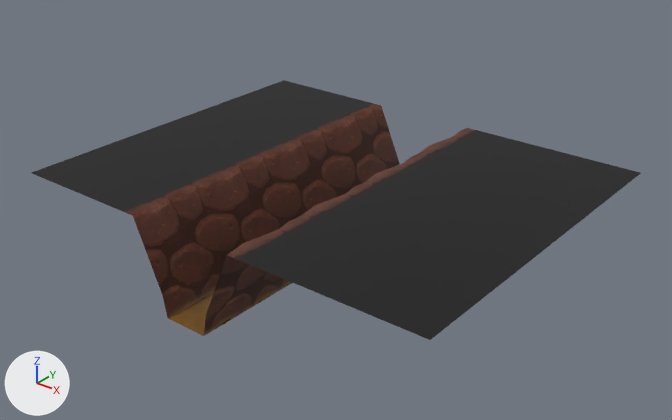
The FBX model Bin/Resources/Meshes/TailCave/Lv01TailCave_06A.fbx: old version first, new version second.
Camera for both pictures: a 50 mm lens placed at (0.1682, -0.2102, 0.1474), pointed at (-0.0005, 0.0006, 0.0166). Arrows for +X, +Y and +Z are at lower left; the lights stay in place. Where no turn or scale is listed for an object, it has been applied to the vertices.

In view in the first picture: 'floor__MI_d1_f_floor_a_01', 'wall__MI_d1_w_wall_a_01', 'wall__black'.
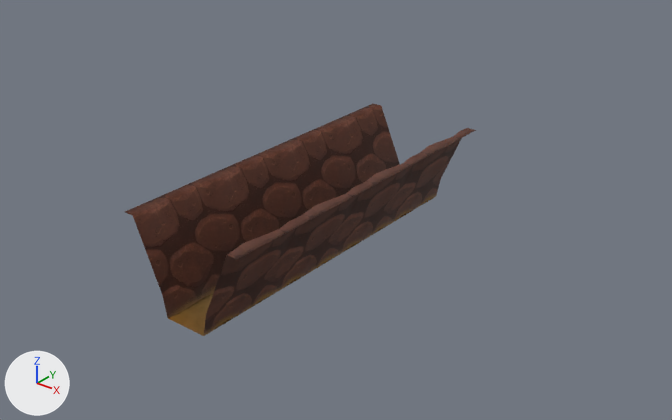
What differs and where, as boxes [x1, y1, x2, y2] in the pictures (672 x 420 px):
'wall__black', deleted (black): before [32, 80, 641, 340]

The change, as a diff of the scene's bpy script:
```diff
--- a/Bin/Resources/Meshes/TailCave/Lv01TailCave_06A.fbx.py
+++ b/Bin/Resources/Meshes/TailCave/Lv01TailCave_06A.fbx.py
@@ ob_wall__black @@
-ob_wall__black = bpy.data.objects.new('wall__black', me_mesh_002)
-ob_wall__black.location = (0.0, 0.0, 0.0)
```
